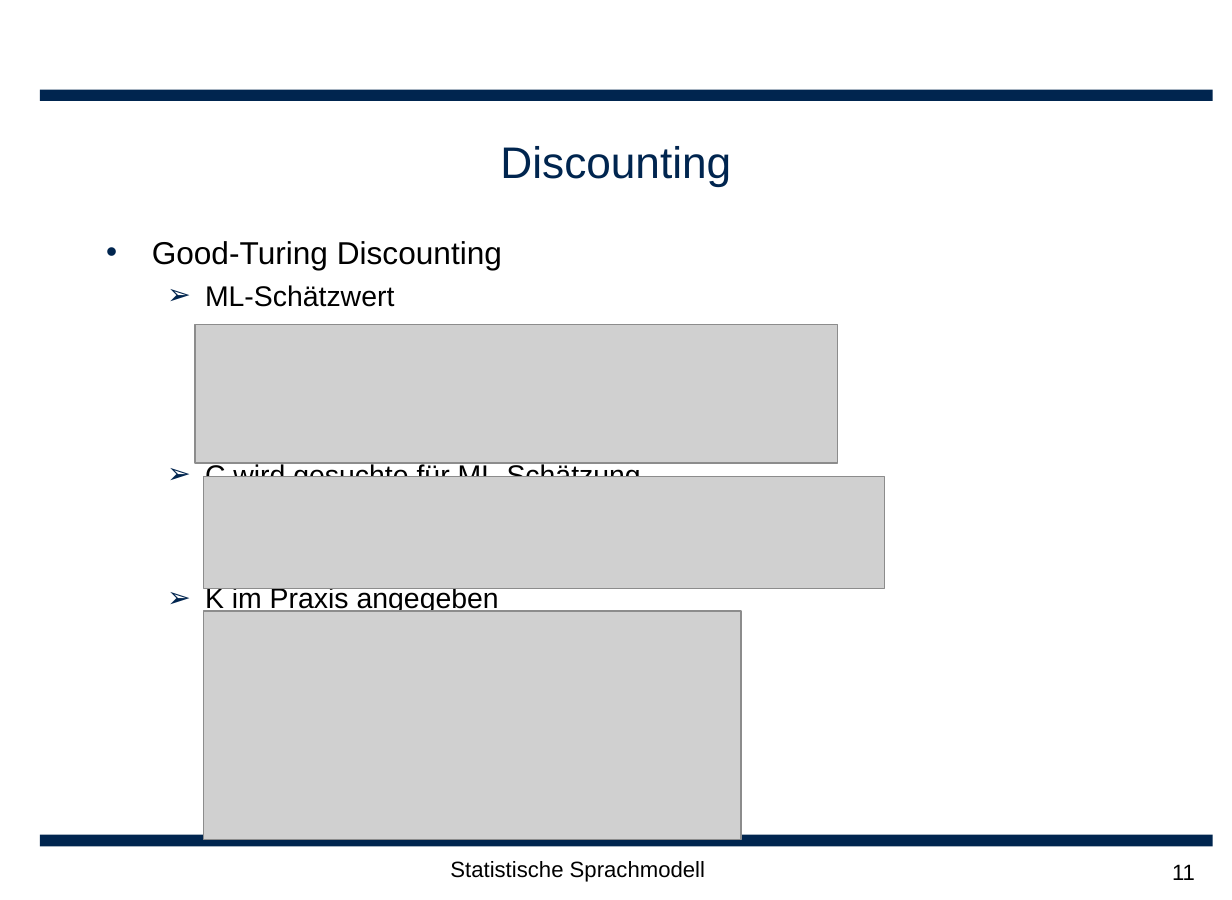
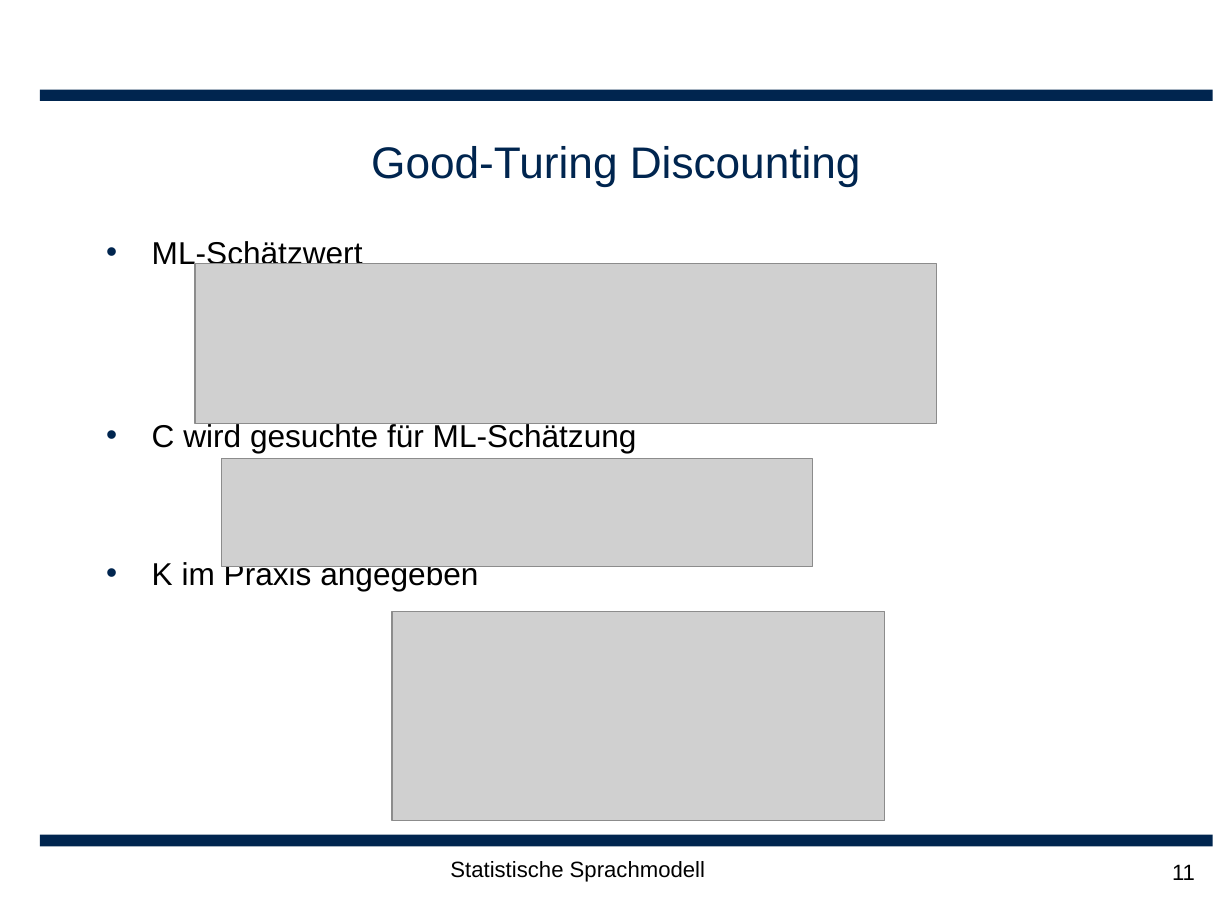
Before and after one commit to leonard117/arbeittet, a slide deck: slide 11 of ARS/doc/Statische Sprachmodellierung.ppt. Drawn at 1232x900 pixels with LibreOffice and Linux fonts; fonts in the diff are those of the drawing; grey boxes stand for pictures; background and template pictures are left out. Boxes give left, top, right and bottom in pixels: in the first picture for what was removed or moved away, otherwise in the second. Text is boxed around its words. In the diff, an @@ line names an element or a change of style, - is before the commit and + after.

```diff
--- a/ARS/doc/Statische Sprachmodellierung.ppt
+++ b/ARS/doc/Statische Sprachmodellierung.ppt
@@ title at (371, 146, 861, 187): text changed @@
-Discounting
+Good-Turing Discounting
@@ text "ML-Schätzwert" at (152, 241, 637, 591): size 18 to 20 pt; bullet ➢ to •; list level 2 to 1 in "ML-Schätzwert"; list level 2 to 1 in "C wird gesuchte für ML-Schätzung"; list level 2 to 1 in "K im Praxis angegeben" @@
@@ text at (152, 241, 502, 270): paragraph removed @@
-• Good-Turing Discounting
@@ picture: place and size @@
-picture at (203, 611, 740, 840)
+picture at (195, 264, 937, 423)
@@ picture: place and size @@
-picture at (195, 325, 838, 464)
+picture at (222, 459, 813, 567)
@@ picture: place and size @@
-picture at (203, 476, 884, 588)
+picture at (392, 611, 884, 822)
```
Also in this commit, not shown: 7 other slides changed, 1 other file.
